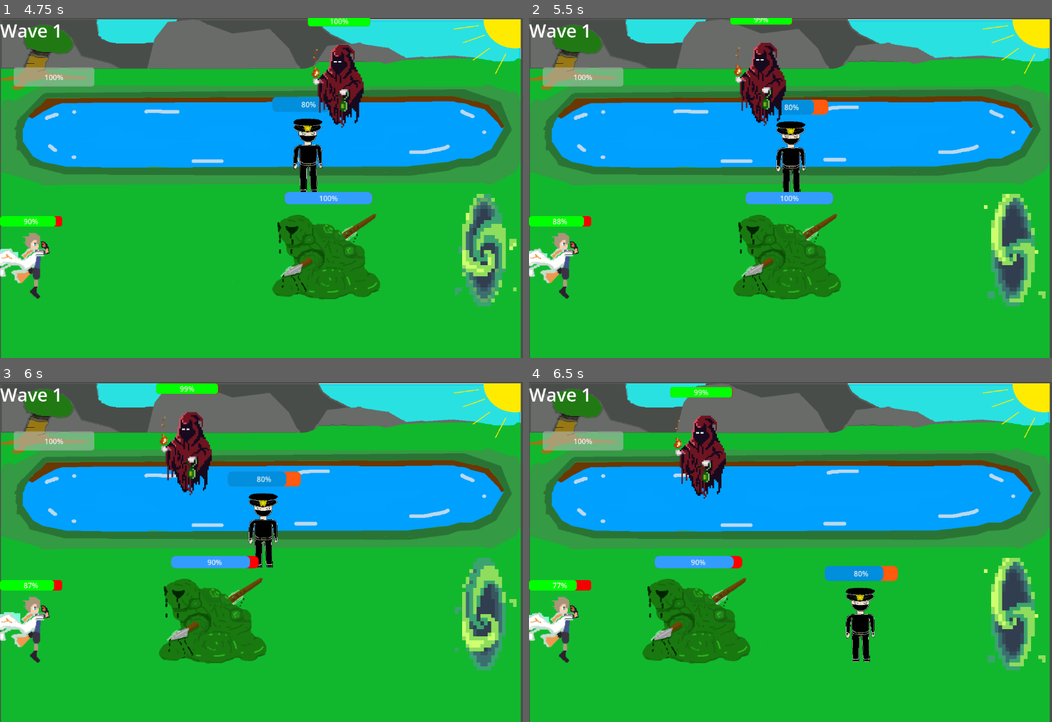
Above: before the commit, frames 1-4 (two rows, left to right).
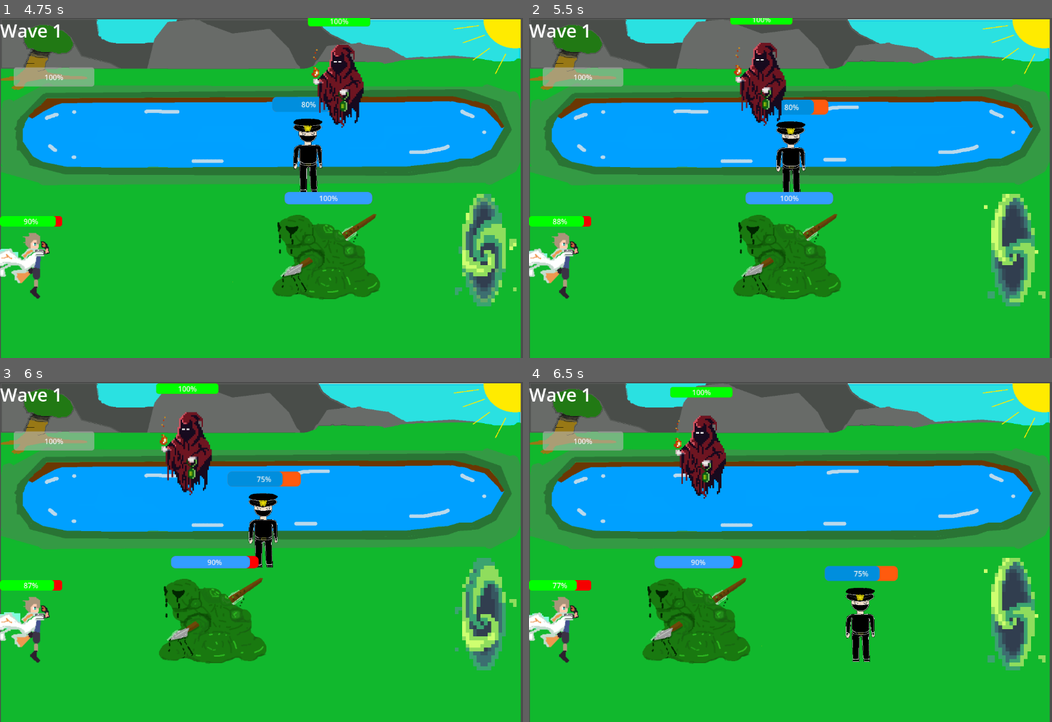
Above: after the commit, the same moments.

Repository: jwang5-dot/12-DT-Project
Game: Godot game, scene res://scene/mainmenu.tscn
Two runs of this game, one before a commit and one after it. Both use one fixed random seed, a clock stepped at 60 frames per second and the inputs below.
Inputs (mouse positions are in pixels of both pictures, inside the frame that each line leads up to):
- Up to frame 1 (4.75 s): click "PLAY" at 0.5 s; tap Enter (ui_accept) at 1.25, 1.52, 2.27, 3.77, 4.52 s; move the mouse to (376, 171) at 1.27 s; hold Right (ui_right) 1.28-2.78 s; move the mouse to (156, 205) at 2.02 s; move the mouse to (313, 113) at 2.77 s; hold Left (ui_left) 2.78-3.53 s; move the mouse to (235, 256) at 3.52 s; hold Right (ui_right) from 3.53 s (still down); move the mouse to (418, 239) at 4.27 s
- Up to frame 2 (5.5 s): move the mouse to (633, 137) at 5.02 s; release Right (ui_right) at 5.03 s; hold Left (ui_left) from 5.03 s (still down); tap Enter (ui_accept) at 5.27 s
- Up to frame 3 (6 s): move the mouse to (287, 552) at 5.77 s; release Left (ui_left) at 5.78 s; hold Right (ui_right) from 5.78 s (still down)
- Up to frame 4 (6.5 s): keep holding Right (ui_right)

Frame 1 is identical in both runs. In frame 2, less than 0.1% of the frame differs, in the area x 42-51%, y 0-2%; in frame 3, 0.1%, in the area x 34-55%, y 0-31%; in frame 4, 0.1%.

Commit message:
continuous_damage_fix

Diff:
--- a/assessment-game/script/player_2.gd
+++ b/assessment-game/script/player_2.gd
@@ -5,12 +5,14 @@
 const JUMP_VELOCITY = -650.0
 const GRAVITY = 1200.0
 const CONTINUOUS_DAMAGE_TIMER: float = 0.5
+const CONTINUOUS_DAMAGE: int = 5
 const TELEPORT_XVALUE = 61
 const TELEPORT_YVALUE = 598
 const SHIELD_COOLDOWN: float = 2.0
 const SHIELD_DURATION: float = 4.0
 const SHIELD_REGENERATION: float = 1.5
 const TELEPORT_REQUIREMENT: int = 2
+const ENEMY_DAMAGE_TIMER: float = 0.5
 
 var health: int = 100
 var double_jump: bool = true
@@ -23,6 +25,7 @@
 var shield_time: float = SHIELD_DURATION
 var shield_cooldown_time: float = 0.0
 var shield_regeneration_time: float = 0.0
+var enemy_damage_timer: float = ENEMY_DAMAGE_TIMER
 
 @export var sprite: Sprite2D
 @export var health_ui: ProgressBar
@@ -40,14 +43,20 @@
 
 
 func _physics_process(delta: float) -> void:
-	# Checks if enemy is in range and reduces the timer
+	# Player and enemy take continuous damage when in range
 	if enemy_range:
 		damage_timer -= delta
+		enemy_damage_timer -= delta
 
-	# Enemy takes damage after time
-	if damage_timer < 0:
-		enemy.take_damage()
-		damage_timer = CONTINUOUS_DAMAGE_TIMER
+		# Player takes continuous damage from enemy
+		if damage_timer <= 0:
+			take_damage(CONTINUOUS_DAMAGE)
+			damage_timer = CONTINUOUS_DAMAGE_TIMER
+
+		# Enemy takes continuous damage from player
+		if enemy_damage_timer <= 0:
+			enemy.take_damage()
+			enemy_damage_timer = ENEMY_DAMAGE_TIMER
 
 	# Shield cooldown
 	if shield_cooldown_time > 0:
@@ -111,13 +120,14 @@
 
 # Checks what happens when the player takes damage
 func take_damage(damage: int) -> void:
-	if shielding == true:
+	if shielding:
 		return
-	elif health <= 0:
+
+	health -= damage
+	health_ui.value = health
+
+	if health <= 0:
 		get_tree().call_deferred("reload_current_scene")
-	else:
-		health -= damage
-		health_ui.value = health
 
 
 # Checks when an enemy enters the player's attack range
@@ -140,4 +150,7 @@
 
 # Detects when an enemy leaves the player's attack range
 func _exit_body(body: Node2D) -> void:
-	enemy_range = false
+	if body.is_in_group("enemy"):
+		enemy_range = false
+		damage_timer = CONTINUOUS_DAMAGE_TIMER
+		enemy_damage_timer = ENEMY_DAMAGE_TIMER
